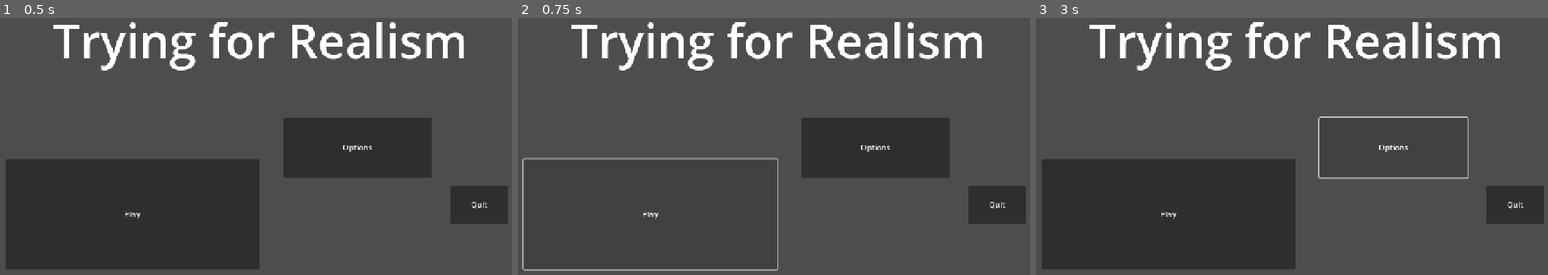
Above: before the commit, frames 1-3 (left to right).
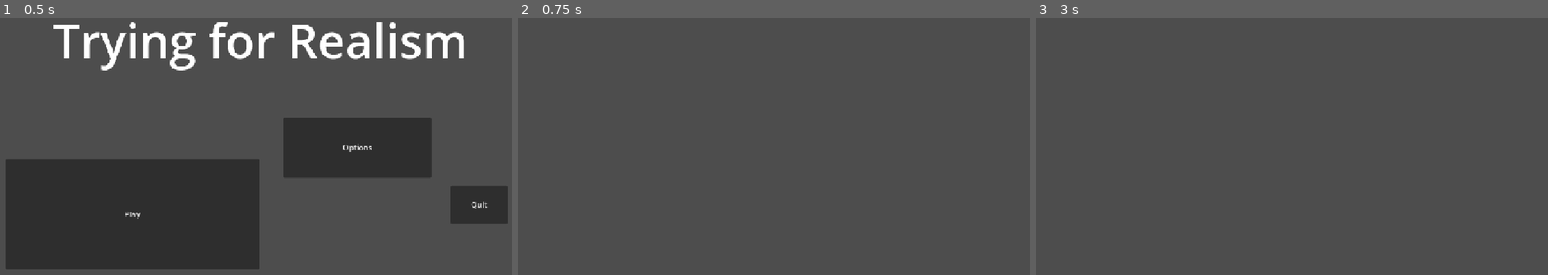
Above: after the commit, the same moments.

Repository: sid-the-loser/Trying-For-Realism
Game: Godot game, scene res://scenes/main_menu.tscn
Two runs of this game, one before a commit and one after it. Both use one fixed random seed, a clock stepped at 60 frames per second and the inputs below.
Inputs (mouse positions are in pixels of both pictures, inside the frame that each line leads up to):
- Up to frame 1 (0.5 s): no input
- Up to frame 2 (0.75 s): click "Play" at 0.5 s
- Up to frame 3 (3 s): click (1169, 213) at 1.25 s, where only the run before the commit has a clickable "Play"; click (1169, 213) at 2 s, where only the run before the commit has a clickable "Play"; click (1394, 146) at 2.75 s, where only the run before the commit has a clickable "Options"

Frame 1 is identical in both runs. In frame 2, 13% of the frame differs, in the area x 0-100%, y 1-99%; in frame 3, 27%, in the area x 1-100%, y 1-98%.

Commit message:
updated play button functionality

Diff:
--- a/scripts/main_menu.gd
+++ b/scripts/main_menu.gd
@@ -2,7 +2,7 @@
 
 
 func _on_play_button_pressed() -> void:
-	pass # Replace with function body.
+	get_tree().change_scene_to_file("res://scenes/world.tscn")
 
 
 func _on_options_button_pressed() -> void:
